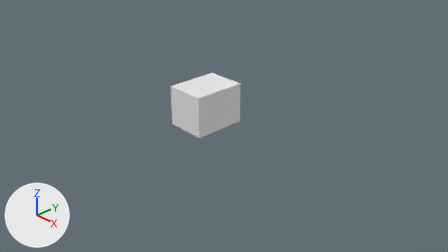
One commit to the Blender file starman/starman/res/model/enemyEnchu/enemyEnchu.blend: the scene before it, then after it.
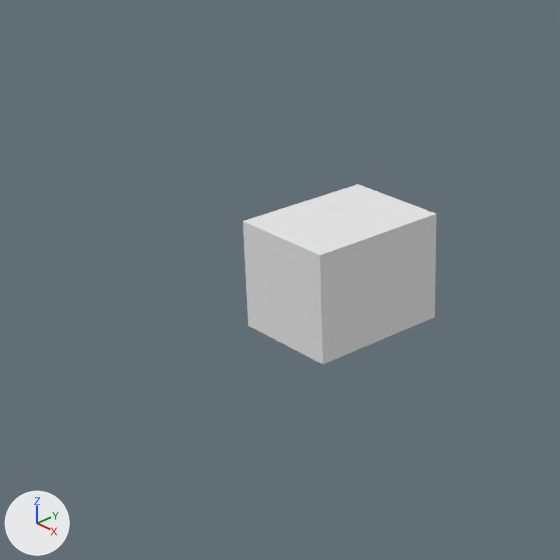
There are two pictures of each version: one from the file's camera 'Camera', one close up on the part from 18% to 64% of the width and 2% to 83% of the height. Arrows for +X, +Y and +Z are at lower left; the lights stay in place.
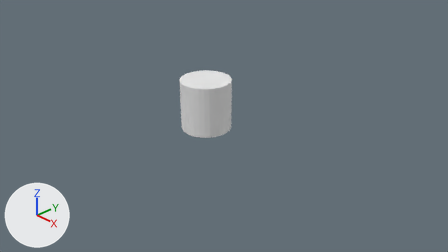
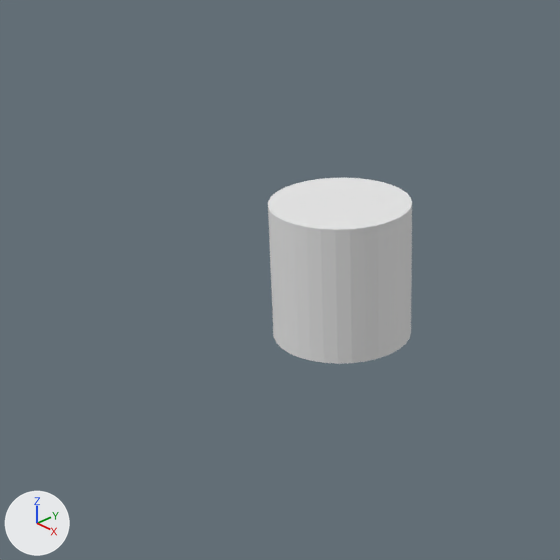
The change, as a diff of the scene's bpy script:
```diff
--- a/starman/starman/res/model/enemyEnchu/enemyEnchu.blend.py
+++ b/starman/starman/res/model/enemyEnchu/enemyEnchu.blend.py
@@ me_cube_001 @@
 # used by ob_cube; location = (0.0, 0.0, 0.447)
-me_cube_001.from_pydata(...)  # 8 vertices, 6 faces; spans x -0.462..0.462, y -0.606..0.606, z 0.058..0.966
+me_cube_001.from_pydata(...)  # 64 vertices, 34 faces; spans x -0.563..0.563, y -0.563..0.563, z -0.033..1.093
+# me_cube_001 part 1: the whole mesh is rebuilt
 me_cube_001.materials.append(mat_material)
```

Changed parts and their boxes (x1, y1, x2, y2) in the close-ups (560 x 560 px):
'Cube', reshaped (25% narrower): before (243, 184, 436, 364); after (268, 178, 412, 364)
